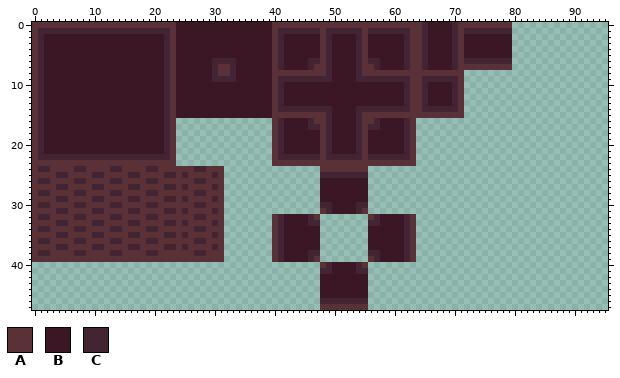
Edited in one commit: pixel-art file (thrower_alchemist/assets/tilesets/walls/walls_floor1.aseprite). That is the earlier state.
96x48 pixels, 1 frame.
Visible layers, top first: "Layer 2", "Background".
Palette (. is transparent): A #5b3138  B #3b1725  C #422433
Pixels before (only the part around the change), first column x 58:
 6 BBBBCAACBBBBCACCCCCCCC................
 7 BBBBCAACBBBBCAAAAAAAAA................
 8 AAAAAAAAAAAAAA........................
 9 CCCCCAACCCCCCA........................
10 BBBBCAACBBBBCA........................
11 BBBBCAACBBBBCA........................
12 BBBBCAACBBBBCA........................
13 BBBBCAACBBBBCA........................
14 CCCCCAACCCCCCA........................
15 AAAAAAAAAAAAAA........................
16 BBBBCA................................
17 BBBBCA................................
18 BBBBCA................................
19 BBBBCA................................
20 BBBBCA................................
21 BBBBCA................................
22 CCCCCA................................
23 AAAAAA................................
24 ......................................
25 ......................................
26 ......................................
27 ......................................
28 ......................................
29 ......................................
30 ......................................
31 ......................................
32 BBBBCA................................
33 BBBBCA................................
34 BBBBCA................................
35 BBBBCA................................
36 BBBBCA................................
37 BBBBCA................................
38 BBBBCA................................
39 BBBBCA................................
40 ......................................
41 ......................................
42 ......................................
43 ......................................
44 ......................................
45 ......................................
46 ......................................
47 ......................................
After the commit:
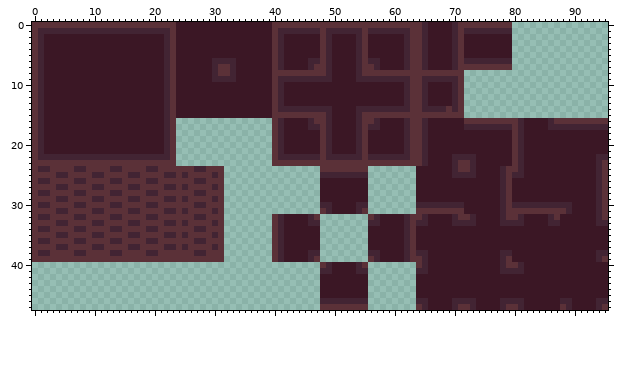
The author wrote: feat: Now really added al necessary tiles for map
Changes in this commit:
Changed rows in their new state; - is an unchanged pixel.
Layers "Layer 2", "Background":
first column x 64:
14 -----A--------------------------
16 ACBBBBBBAAAAAAAAACBBBBCAAAAAAAAA
17 ACBBBBBBCCCCCCCCACBBBBCCCCCCCCCC
18 ACBBBBBBBBBBBBBBACBBBBBBBBBBBBBB
19 ACBBBBBBBBBBBBBBACBBBBBBBBBBBBBB
20 ACBBBBBBBBBBBBBBACBBBBBBBBBBBBBB
21 ACBBBBBBBBBBBBBBACBBBBBBBBBBBBBB
22 ACBBBBCCCCBBBBBBACBBBBBBBBBBBBCC
23 ACBBBBCAACBBBBBBACBBBBBBBBBBBBCA
24 BBBBBBCAACBBBBCAACBBBBBBBBBBBBCA
25 BBBBBBCCCCBBBBCACCBBBBBBBBBBBBCA
26 BBBBBBBBBBBBBBCABBBBBBBBBBBBBBCA
27 BBBBBBBBBBBBBBCABBBBBBBBBBBBBBCA
28 BBBBBBBBBBBBBBCABBBBBBBBBBBBBBCA
29 BBBBBBBBBBBBBBCABBBBBBBBBBBBBBCA
30 CCCCCCCCBBBBBBCACCCCCCCCCCBBBBCA
31 AAAAAAAABBBBBBCAAAAAAAAAACBBBBCA
32 ACBBBBCAACBBBBCAACBBBBCABBBBBBCA
33 CCBBBBCCCCBBBBCCCCBBBBCCBBBBBBCC
34 BBBBBBBBBBBBBBBBBBBBBBBBBBBBBBBB
35 BBBBBBBBBBBBBBBBBBBBBBBBBBBBBBBB
36 BBBBBBBBBBBBBBBBBBBBBBBBBBBBBBBB
37 BBBBBBBBBBBBBBBBBBBBBBBBBBBBBBBB
38 CCBBBBBBBBBBBBCCBBBBBBBBBBBBBBCC
39 ACBBBBBBBBBBBBCABBBBBBBBBBBBBBCA
40 ACBBBBBBBBBBBBCAACBBBBBBBBBBBBBB
41 CCBBBBBBBBBBBBCCCCBBBBBBBBBBBBBB
42 BBBBBBBBBBBBBBBBBBBBBBBBBBBBBBBB
43 BBBBBBBBBBBBBBBBBBBBBBBBBBBBBBBB
44 BBBBBBBBBBBBBBBBBBBBBBBBBBBBBBBB
45 BBBBBBBBBBBBBBBBBBBBBBBBBBBBBBBB
46 CCBBBBCCCCBBBBCCCCBBBBBBCCBBBBCC
47 ACBBBBCAACBBBBCAACBBBBBBACBBBBCA
Pixel boxes of the changes (left, top, right, bottom) in both pictures:
changed: (416, 106, 608, 310)
